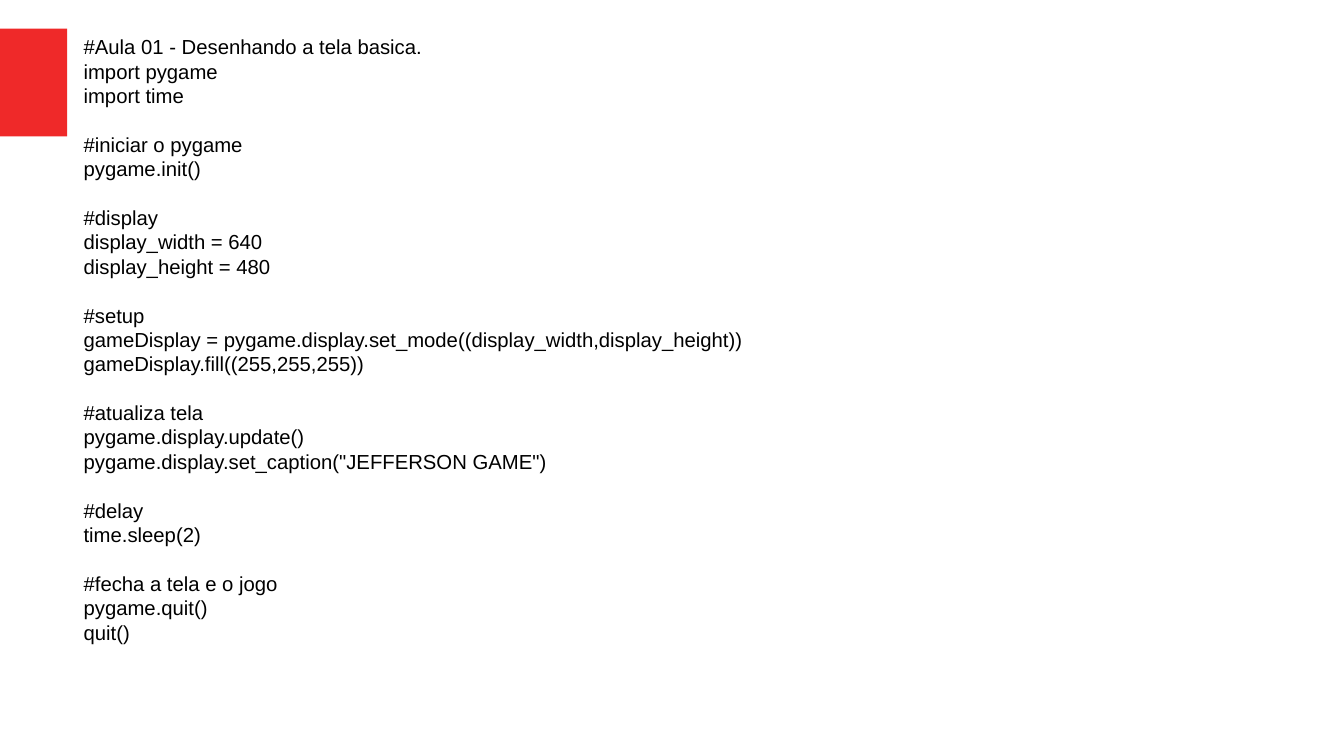
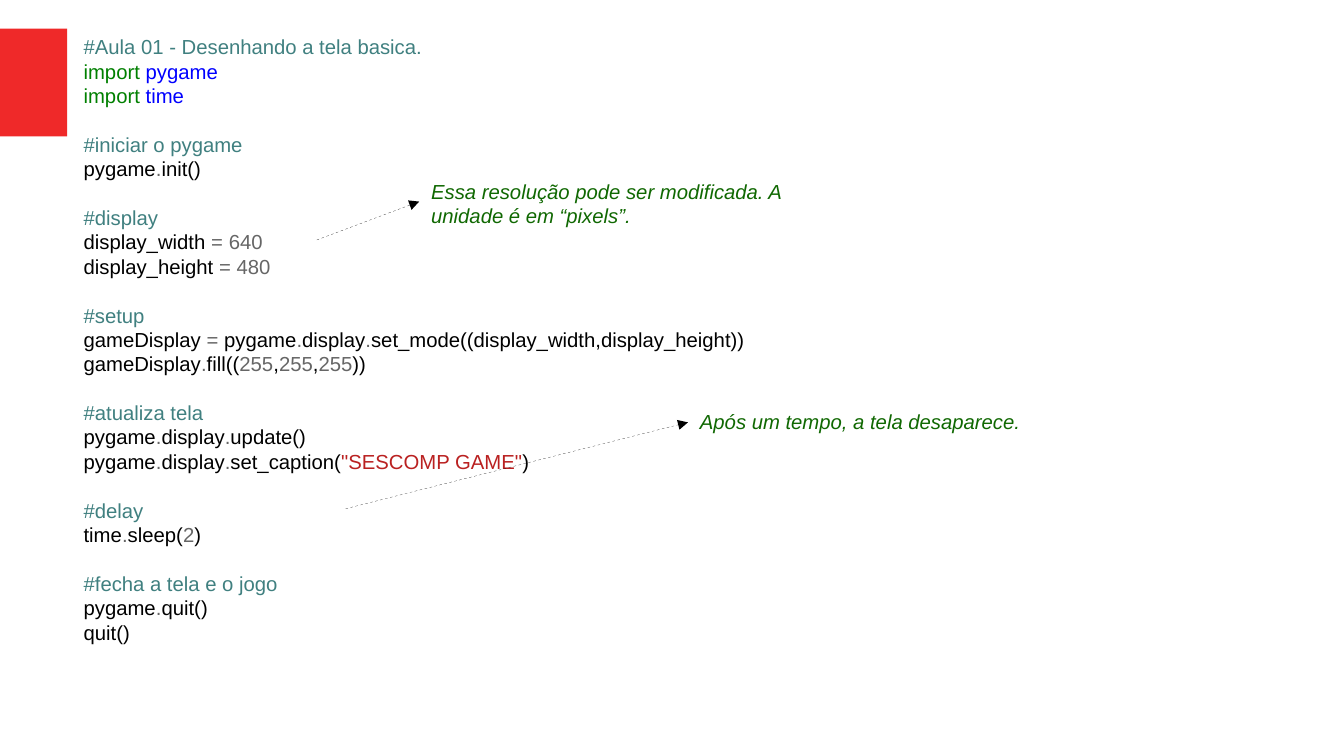
Before and after one commit to jeffersoncarvalho/SESCOMP-2019, a slide deck: slide 3 of curso-pygame.odp. Drawn at 1344x756 pixels with LibreOffice and Linux fonts; fonts in the diff are those of the drawing. Boxes give left, top, right and bottom in pixels: in the first picture for what was removed or moved away, otherwise in the second. Text is boxed around its words. In the diff, an @@ line names an element or a change of style, - is before the commit and + after.

```diff
--- a/curso-pygame.odp
+++ b/curso-pygame.odp
@@ text at (84, 39, 744, 620): text colour #000000 to #408080 in "#Aula 01 - Desenhando a tela basica.", "#iniciar o pygame", "#display", "#setup" and 3 more places; text colour #000000 to #008000 in "import", "import"; text colour #000000 to #0000FF in "pygame", "time"; text colour #000000 to #666666 in "pygame.init()", "= 640", "= 480", "= pygame.display.set_mode((display_width,display_height))" and 4 more places @@
@@ arrow added from (317, 240) to (420, 201), #000000 0 pt @@
@@ text added at (431, 184, 782, 228), 12 pt, text #106802, italic @@
+Essa resolução pode ser modificada. A unidade é em “pixels”.
@@ text added at (700, 414, 1020, 434), 12 pt, text #106802, italic @@
+Após um tempo, a tela desaparece.
@@ arrow added from (345, 509) to (688, 422), #000000 0 pt @@
@@ text at (84, 454, 529, 474): text changed @@
-pygame.display.set_caption("JEFFERSON GAME")
+pygame.display.set_caption("SESCOMP GAME")
```
Also in this commit, not shown: 9 other slides changed, 1 other file.
